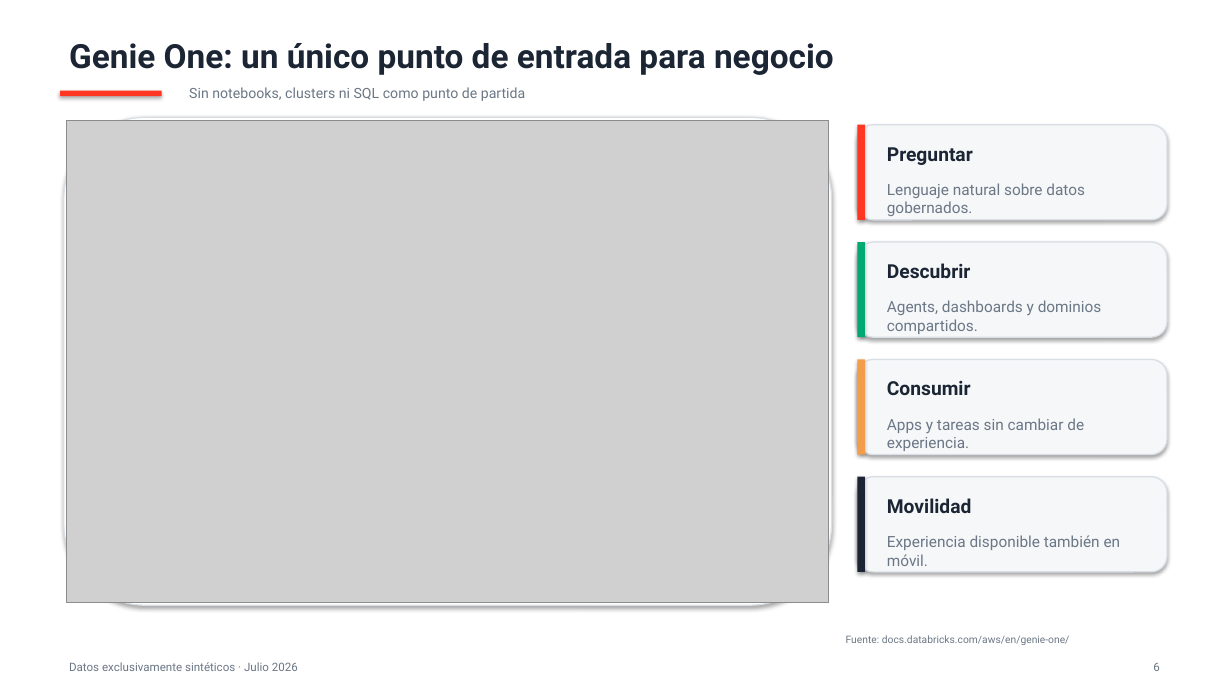
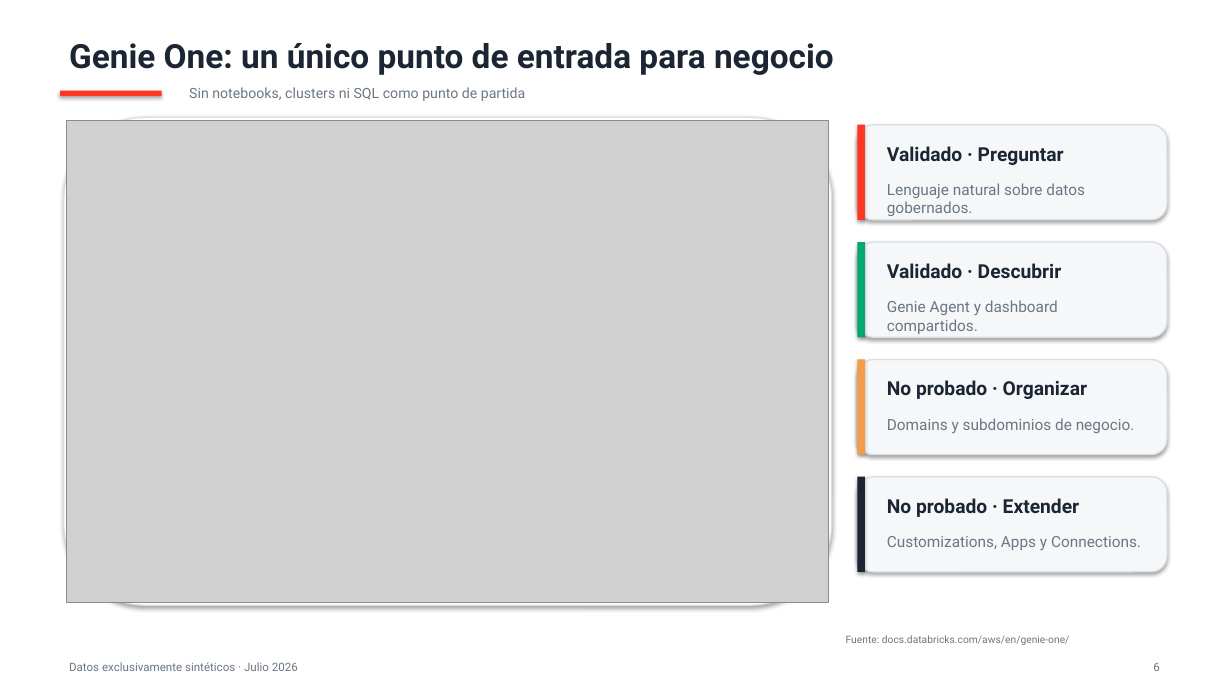
Before and after one commit to Rafavermar/Databricks-Genie-Demo, a slide deck: slide 6 of presentation/renewable_operations_demo.pptx. Drawn at 1232x693 pixels with LibreOffice and Linux fonts; fonts in the diff are those of the drawing; grey boxes stand for pictures. Boxes give left, top, right and bottom in pixels: in the first picture for what was removed or moved away, otherwise in the second. Text is boxed around its words. In the diff, an @@ line names an element or a change of style, - is before the commit and + after.

Commit message:
Clarify Genie One scope and improve deliverables

```diff
--- a/presentation/renewable_operations_demo.pptx
+++ b/presentation/renewable_operations_demo.pptx
@@ text at (x1=887, y1=146, x2=1064, y2=165): text changed @@
-Preguntar
+Validado · Preguntar
@@ text at (x1=887, y1=263, x2=1062, y2=278): text changed @@
-Descubrir
+Validado · Descubrir
@@ text at (x1=887, y1=300, x2=1058, y2=334): text changed @@
-Agents, dashboards y dominios compartidos.
+Genie Agent y dashboard compartidos.
@@ text at (x1=887, y1=380, x2=1087, y2=399): text changed @@
-Consumir
+No probado · Organizar
@@ text at (x1=887, y1=418, x2=1135, y2=433): text changed @@
-Apps y tareas sin cambiar de experiencia.
+Domains y subdominios de negocio.
@@ text at (x1=887, y1=498, x2=1079, y2=517): text changed @@
-Movilidad
+No probado · Extender
@@ text at (x1=887, y1=536, x2=1141, y2=550): text changed @@
-Experiencia disponible también en móvil.
+Customizations, Apps y Connections.
```
Also in this commit, not shown: 3 other slides changed, 7 other files.
